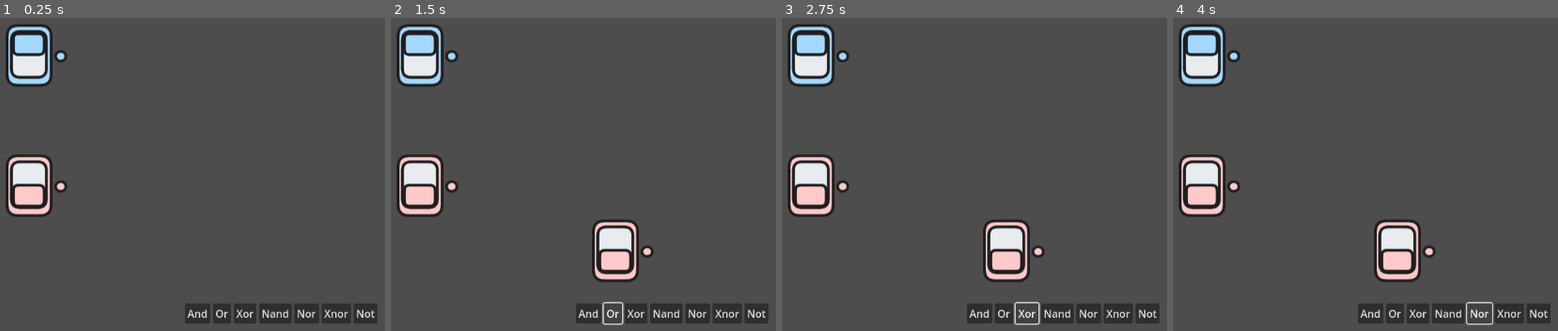
Above: before the commit, frames 1-4 (left to right).
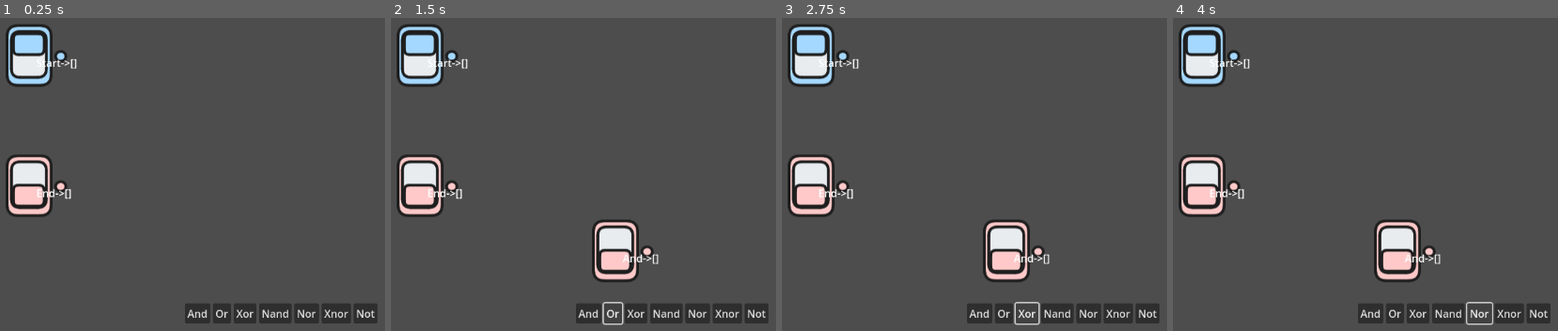
Above: after the commit, the same moments.

Repository: sininen-blue/logic-gate-tesseract
Game: Godot game, scene res://simulation/simulation.tscn
Two runs of this game, one before a commit and one after it. Both use one fixed random seed, a clock stepped at 60 frames per second and the inputs below.
Inputs:
- Up to frame 1 (0.25 s): no input
- Up to frame 2 (1.5 s): click "And" at 0.5 s; click "Or" at 1.25 s
- Up to frame 3 (2.75 s): click "Xor" at 2 s
- Up to frame 4 (4 s): click "Nand" at 2.75 s; click "Nor" at 3.5 s

The runs differ from the first frame. In frame 1, 0.2% of the frame differs, in the area x 9-20%, y 12-58%; in frame 2, 0.4%, in the area x 9-70%, y 12-79%; in frame 3, 0.4%; in frame 4, 0.4%.

Commit message:
added connection limits,
also fixed gate deletion cleanup,
added testing label

Diff:
--- a/simulation/gate.gd
+++ b/simulation/gate.gd
@@ -4,7 +4,7 @@
 signal dragging_start(source)
 signal dragging_stop(source)
 
-@export_enum("And", "Or", "Xor", "Nand", "Nor", "Xnor", "Not", "Input", "Output") var gate_type : String = "And"
+@export_enum("And", "Or", "Xor", "Nand", "Nor", "Xnor", "Not", "Start", "End") var gate_type : String = "And"
 
 var value : bool
 var draggable : bool = false
@@ -15,6 +15,7 @@
 @onready var main : Node2D = get_parent()
 @onready var input_area: Area2D = $InputArea
 @onready var output_area: Area2D = $OutputArea
+@onready var testing_label: Label = $TestingLabel
 
 func _ready() -> void:
 	self.mouse_entered.connect(_on_mouse_entered)
--- a/simulation/gate.tscn
+++ b/simulation/gate.tscn
@@ -42,3 +42,7 @@
 
 [node name="TempLine" type="Line2D" parent="."]
 points = PackedVector2Array(0, 0, 0, 0)
+
+[node name="TestingLabel" type="Label" parent="."]
+offset_right = 40.0
+offset_bottom = 23.0
--- a/simulation/simulation-manager.gd
+++ b/simulation/simulation-manager.gd
@@ -3,8 +3,10 @@
 var gates : Array[Gate]
 class Gate:
 	var node : GateNode
+	# contains connections where the end is equal to the node
 	var connections : Array[Connection]
 	var type : String
+
 
 var connections : Array[Connection]
 class Connection:
@@ -28,7 +30,7 @@
 
 func _ready() -> void:
 	var gate_scene : GateNode = GATE_SCENE.instantiate()
-	gate_scene.gate_type = "Input"
+	gate_scene.gate_type = "Start"
 	gate_scene.value = true
 	gate_scene.global_position = Vector2(200, 200) # NOTE: temp start location
 
@@ -40,7 +42,7 @@
 	add_child(gate_scene)
 
 	gate_scene = GATE_SCENE.instantiate()
-	gate_scene.gate_type = "Input"
+	gate_scene.gate_type = "End"
 	gate_scene.value = false
 	gate_scene.global_position = Vector2(200, 400) # NOTE: temp start location
 
@@ -122,11 +124,28 @@
 				break
 
 func create_line():
+	# checks for duplicates
 	for connection in connections:
 		if (connection.start == new_connection.start and
 			connection.end == new_connection.end):
 			new_connection = null
 			return
+
+	match new_connection.end.type:
+		"Start":
+			if len(new_connection.end.connections) >= 0:
+				new_connection = null
+				return
+		"Not":
+			if len(new_connection.end.connections) >= 1:
+				new_connection = null
+				return
+		_:
+			if len(new_connection.end.connections) >= 2:
+				print("??")
+				new_connection = null
+				return
+
 
 	new_connection.line = ConnectionLine.new()
 	new_connection.line.add_point(Vector2.ZERO)
@@ -161,15 +180,18 @@
 		if gate.node == source:
 			gate_item = gate
 
+	# deletes all related connections
 	var connection_items : Array[Connection]
 	for connection in connections:
 		if connection.start == gate_item or connection.end == gate_item:
 			connection_items.append(connection)
 
+
 	remove_child(gate_item.node)
 	gates.erase(gate_item)
 
 	for to_delete in connection_items:
+		to_delete.end.connections.erase(to_delete)
 		remove_child(to_delete.line)
 		connections.erase(to_delete)
 
@@ -202,11 +224,8 @@
 ## Processes
 func _process(_delta: float) -> void:
 	for gate in gates:
+		gate.node.testing_label.text = str(gate.type, "->", gate.connections)
 		pass
-		# go through each gate
-		# figure out how many connections are connected to it
-		# if there are more than 2 (or 1 in the case of a not gate)
-		# figure out what value the gate should output
 
 	mouse_area.global_position = get_global_mouse_position()
 
